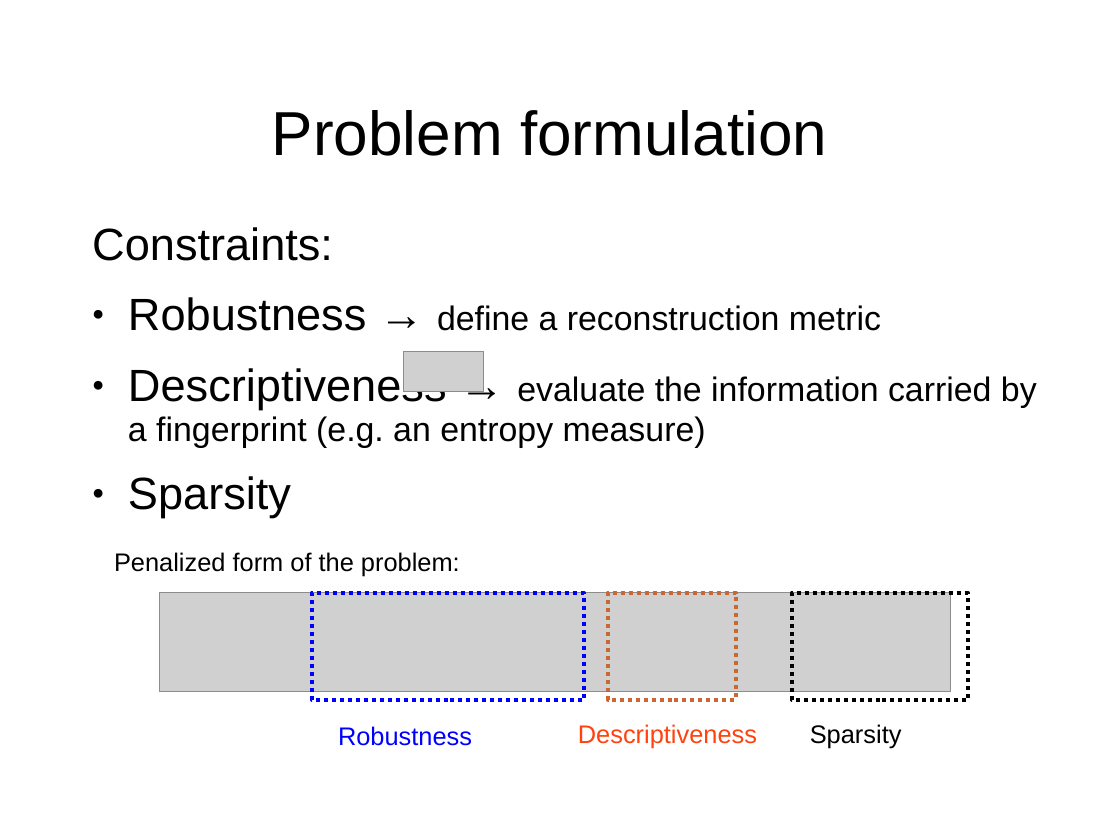
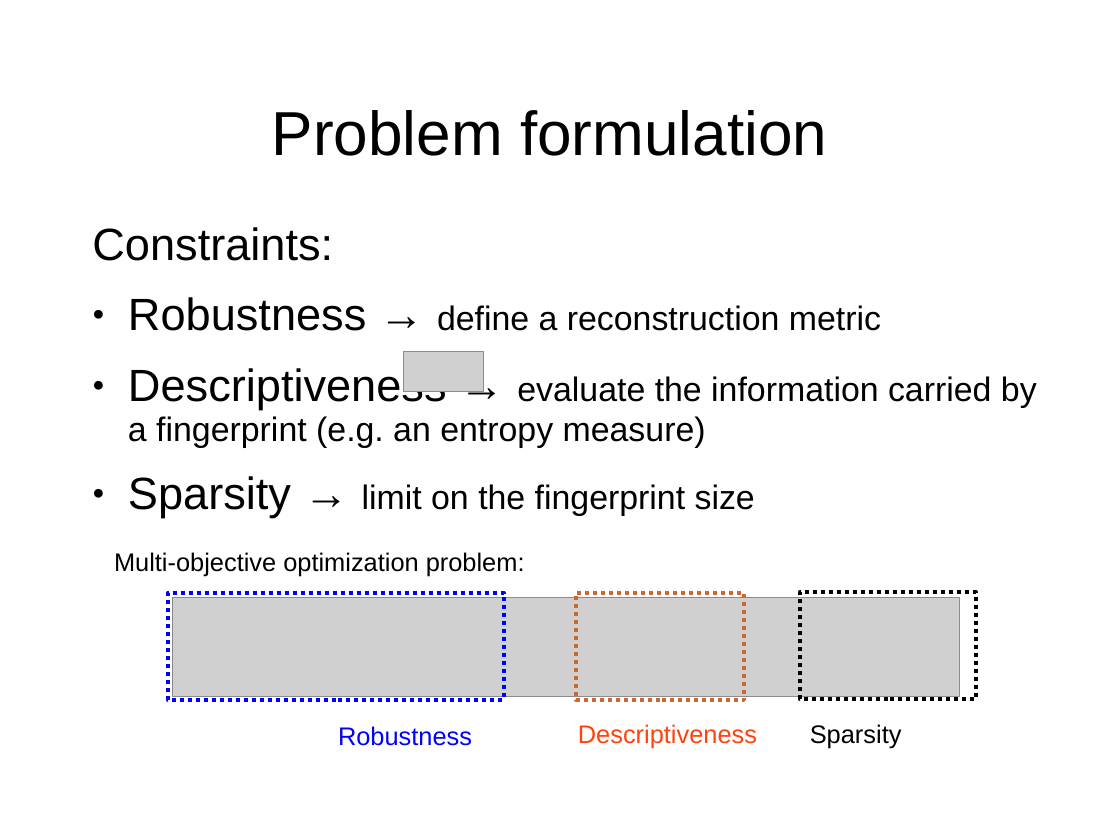
Before and after one commit to mmoussallam/audio-sketch, a slide deck: slide 9 of src/icassp14_fgpt/icassp14/slides.ppt. Drawn at 1120x840 pixels with LibreOffice and Linux fonts; fonts in the diff are those of the drawing; grey boxes stand for pictures; background and template pictures are left out. Boxes give left, top, right and bottom in pixels: in the first picture for what was removed or moved away, otherwise in the second. Text is boxed around its words. In the diff, an @@ line names an element or a change of style, - is before the commit and + after.

Commit message:
maj

```diff
--- a/src/icassp14_fgpt/icassp14/slides.ppt
+++ b/src/icassp14_fgpt/icassp14/slides.ppt
@@ text at [128, 476, 755, 518]: text changed; size 32 to 24 pt @@
-● Sparsity
+● Sparsity → limit on the fingerprint size
@@ text at [114, 552, 525, 577]: text changed @@
-Penalized form of the problem:
+Multi-objective optimization problem:
@@ rectangle: place and size @@
-rectangle at [312, 593, 584, 700]
+rectangle at [168, 593, 504, 700]
@@ picture: place and size @@
-picture at [160, 593, 950, 691]
+picture at [172, 598, 960, 696]
@@ rectangle: place and size @@
-rectangle at [608, 593, 736, 700]
+rectangle at [576, 593, 744, 700]
@@ rectangle: place and size @@
-rectangle at [793, 593, 969, 700]
+rectangle at [800, 593, 976, 700]
```
Also in this commit, not shown: 4 other slides changed, 5 slides added.
